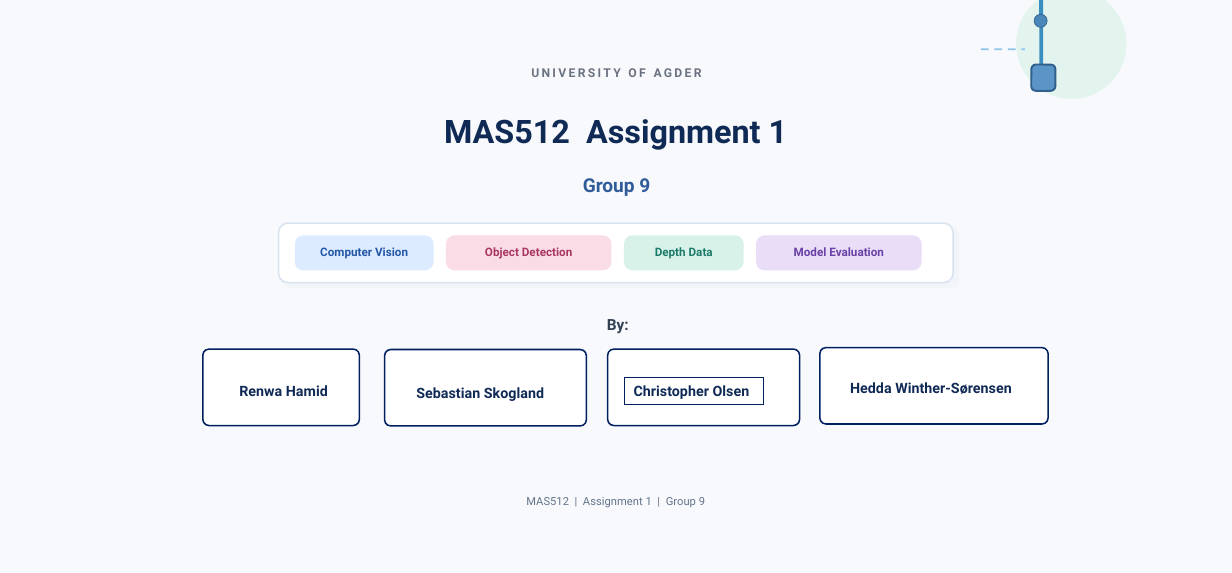
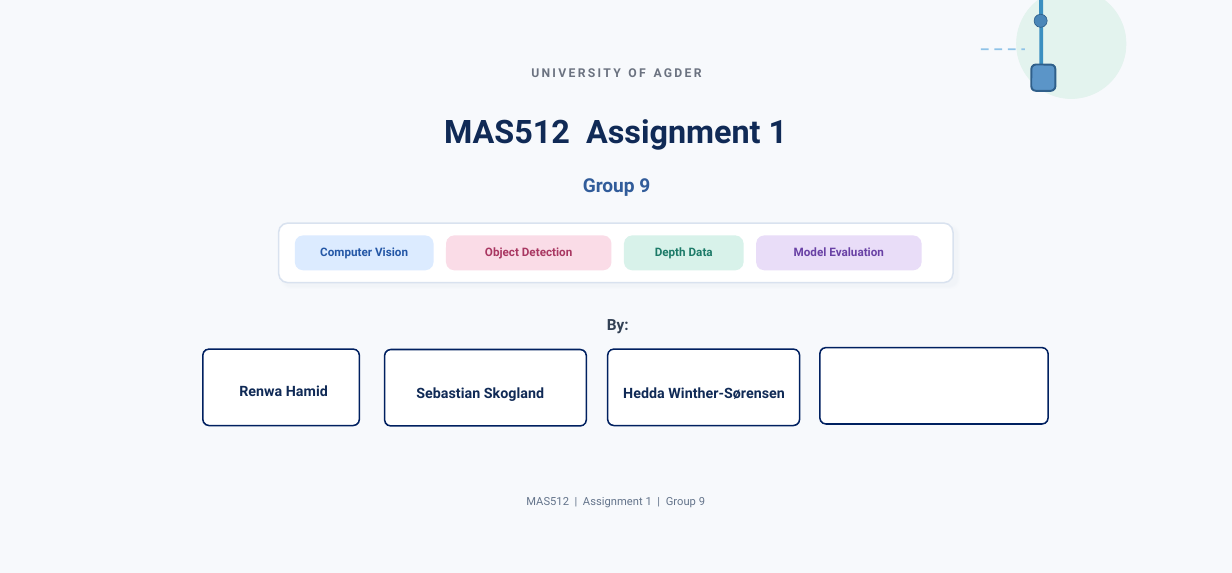
Before and after one commit to hedheddaw-stack/MAS512_Group9, a slide deck: slide 1 of MAS512_assignment1_gr9.pptx. Drawn at 1232x573 pixels with LibreOffice and Linux fonts; fonts in the diff are those of the drawing. Boxes give left, top, right and bottom in pixels: in the first picture for what was removed or moved away, otherwise in the second. Text is boxed around its words. In the diff, an @@ line names an element or a change of style, - is before the commit and + after.

```diff
--- a/MAS512_assignment1_gr9.pptx
+++ b/MAS512_assignment1_gr9.pptx
@@ text "Hedda Winther-Sørensen": place and size @@
-text "Hedda Winther-Sørensen" at (850, 382, 1011, 394)
+text "Hedda Winther-Sørensen" at (623, 387, 784, 399)
@@ rectangle removed at (625, 378, 764, 405) @@
-Christopher Olsen
```
Also in this commit, not shown: 8 other slides changed.
